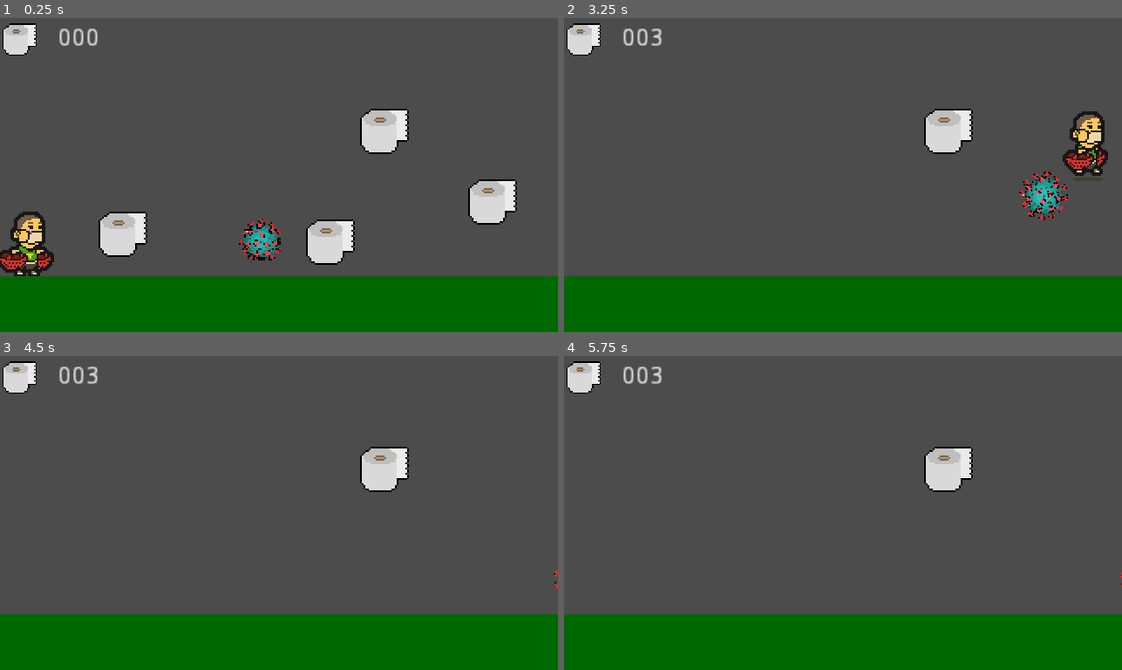
Above: before the commit, frames 1-4 (two rows, left to right).
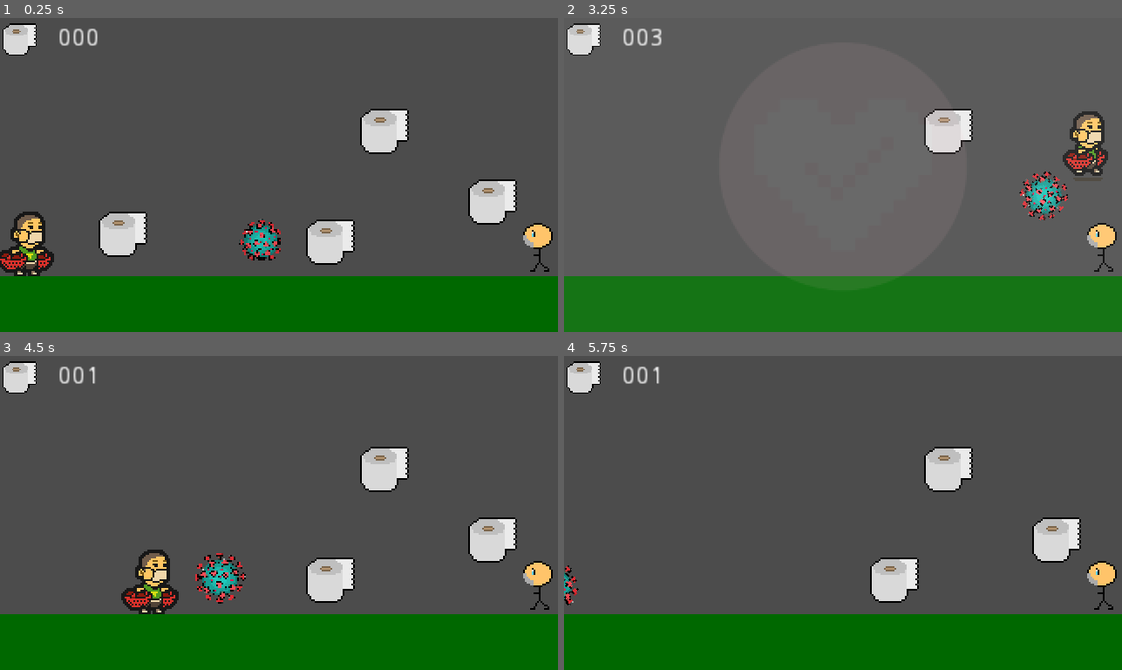
Above: after the commit, the same moments.

Repository: progsource/ssj2020_1
Game: Godot game, scene res://scenes/Game.tscn
The game is run twice, just before and just after one commit, with the same random seed, the same clock (stepped at 60 frames per second) and the same inputs.
Inputs:
- Up to frame 1 (0.25 s): no input
- Up to frame 2 (3.25 s): hold Right (ui_right) 0.53-2.03 s; tap Space (ui_select) at 0.77, 1.52, 3.02 s; hold Left (ui_left) 2.03-2.78 s; hold Right (ui_right) from 2.78 s (still down)
- Up to frame 3 (4.5 s): tap Space (ui_select) at 3.77 s; release Right (ui_right) at 4.28 s; hold Left (ui_left) from 4.28 s (still down)
- Up to frame 4 (5.75 s): tap Space (ui_select) at 4.52 s; release Left (ui_left) at 5.03 s; hold Right (ui_right) from 5.03 s (still down)

The runs differ from the first frame. In frame 1, 0.4% of the frame differs, in the area x 93-100%, y 65-81%; in frame 2, 27%, in the area x 27-100%, y 7-88%; in frame 3, 4.9%; in frame 4, 2.9%.

Commit message:
add granny and sceneloader to game scene

Diff:
--- a/code/packed/Granny.tscn
+++ b/code/packed/Granny.tscn
@@ -7,7 +7,7 @@
 radius = 24.0
 height = 64.0
 
-[node name="Granny" type="KinematicBody2D"]
+[node name="Granny" type="Area2D"]
 script = ExtResource( 2 )
 
 [node name="CollisionShape2D" type="CollisionShape2D" parent="."]
--- a/code/packed/SceneLoader.tscn
+++ b/code/packed/SceneLoader.tscn
@@ -23,6 +23,7 @@
 script = ExtResource( 2 )
 
 [node name="Fade" type="Control" parent="."]
+modulate = Color( 1, 1, 1, 0 )
 anchor_right = 1.0
 anchor_bottom = 1.0
 __meta__ = {
--- a/code/scenes/Game.tscn
+++ b/code/scenes/Game.tscn
@@ -6,6 +6,8 @@
 [ext_resource path="res://packed/Toiletpaper.tscn" type="PackedScene" id=4]
 [ext_resource path="res://scripts/scenes/Game.gd" type="Script" id=5]
 [ext_resource path="res://packed/HUD.tscn" type="PackedScene" id=6]
+[ext_resource path="res://packed/SceneLoader.tscn" type="PackedScene" id=7]
+[ext_resource path="res://packed/Granny.tscn" type="PackedScene" id=8]
 
 [node name="Game" type="Node2D"]
 script = ExtResource( 5 )
@@ -37,3 +39,9 @@
 position = Vector2( 282.42, 118.37 )
 
 [node name="HUD" parent="." instance=ExtResource( 6 )]
+
+[node name="Granny" parent="." instance=ExtResource( 8 )]
+position = Vector2( 308.239, 131.478 )
+next_level_file_path = "res://scenes/Game.tscn"
+
+[node name="SceneLoader" parent="." instance=ExtResource( 7 )]
--- a/code/scripts/Granny.gd
+++ b/code/scripts/Granny.gd
@@ -1,9 +1,14 @@
-extends KinematicBody2D
+extends Area2D
 
 export(String, FILE) var next_level_file_path := ""
+
+func _ready() -> void:
+	# warning-ignore:return_value_discarded
+	connect("body_entered", self, "_on_body_entered")
 
 func _get_configuration_warning() -> String:
 	return "next_level_file_path is mandatory!" if next_level_file_path.empty() else ""
 
 func _on_body_entered(body) -> void:
-	EventBus.emit_signal("objective_completed", get_instance_id(), next_level_file_path)
+	if body.name == "Player":
+		EventBus.emit_signal("objective_completed", get_instance_id(), next_level_file_path)
--- a/code/scripts/helpers/SceneLoader.gd
+++ b/code/scripts/helpers/SceneLoader.gd
@@ -5,6 +5,7 @@
 export(float, 0.5, 1.0, 0.1) var delay = 0.5
 
 func _ready() -> void:
+	# warning-ignore:return_value_discarded
 	EventBus.connect("objective_completed", self, "_on_objective_completed")
 
 func _on_objective_completed(_sender_id, path) -> void:
--- a/code/scripts/scenes/Game.gd
+++ b/code/scripts/scenes/Game.gd
@@ -14,6 +14,3 @@
 
 func _on_start_button_pressed():
 	print("start the game")
-
-func _get_configuration_warning() -> String:
-	return "SceneLoader is mandatory!" if not $SceneLoader else ""
Not shown: 1 places in code/scenes/Game.tscn that only renumber resources
